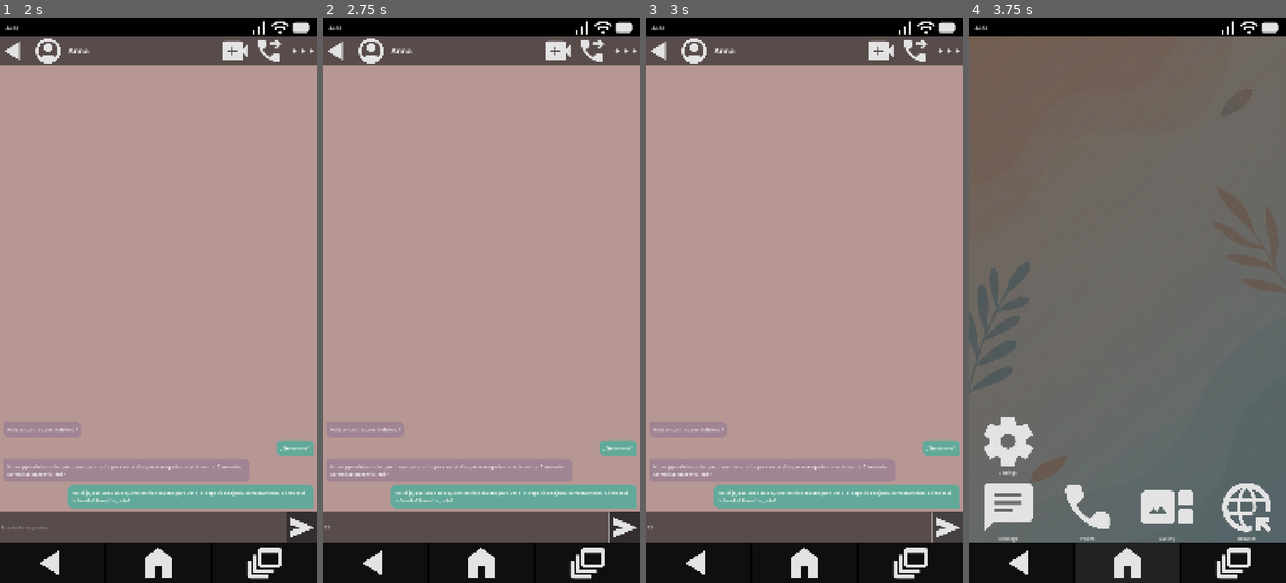
Above: before the commit, frames 1-4 (left to right).
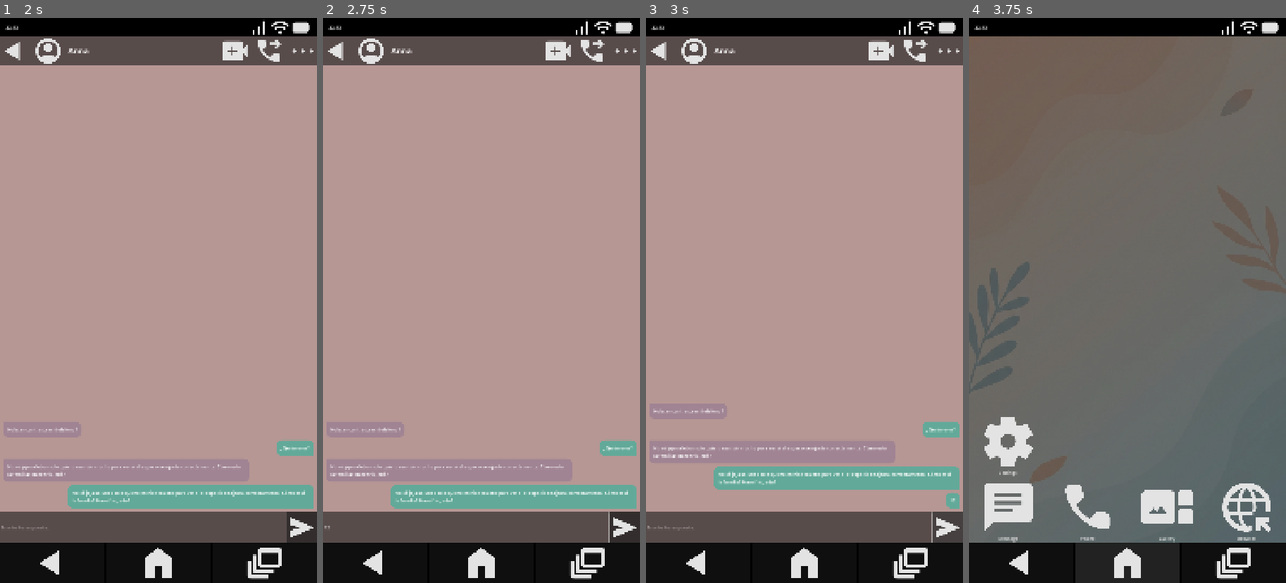
Above: after the commit, the same moments.

Repository: AlfredoCamarena/GD-Phone
Game: Godot game, scene res://_System/Main/main.tscn
Same seed, same stepped clock (60 frames per second), same inputs: the game is played once before the commit and once after it.
Inputs (mouse positions are in pixels of both pictures, inside the frame that each line leads up to):
- Up to frame 1 (2 s): click "Message" at 0.5 s; click (158, 74) at 1.25 s
- Up to frame 2 (2.75 s): click (465, 526) at 2.02 s; type "12" at 2.1 s
- Up to frame 3 (3 s): click (947, 526) at 2.75 s
- Up to frame 4 (3.75 s): click (1127, 560) at 3.5 s

Frames 1-2 are identical in both runs. In frame 3, 6.1% of the frame differs, in the area x 1-99%, y 69-91%; in frame 4, nothing differs.

Commit message:
Add chat interaction loop (send and recieve)

Diff:
--- a/Apps/1_Chat/ChatDetail/chat_detail.gd
+++ b/Apps/1_Chat/ChatDetail/chat_detail.gd
@@ -9,12 +9,19 @@
 @onready var back_button: Button = %BackButton
 @onready var avatar: TextureRect = %Avatar
 @onready var message_scroll: ScrollContainer = %MessageScroll
+@onready var type_box: LineEdit = %TypeBox
+@onready var send_button: Button = %SendButton
 
 signal requested_go_back
 
 func _ready() -> void:
 	back_button.pressed.connect(func() -> void:
 		requested_go_back.emit())
+
+	type_box.text_submitted.connect(func(_text: String) -> void:
+		_on_send_pressed())
+
+	send_button.pressed.connect(_on_send_pressed)
 
 
 func setup(chat_data: ChatData) -> void:
@@ -28,7 +35,7 @@
 	for msg in chat_data.conversation:
 		add_message_bubble(msg)
 
-	message_scroll.scroll_vertical = message_scroll.get_v_scroll_bar().max_value as int
+	scroll_to_bottom()
 
 
 func add_message_bubble(msg_data: MessageData) -> void:
@@ -41,3 +48,39 @@
 
 	messages_container.add_child(bubble)
 	bubble.setup(msg_data.text)
+
+
+func trigger_npc_reply() -> void:
+	# TODO: Agregar animación
+	await get_tree().create_timer(2.0).timeout
+
+	var reply_msg := MessageData.new()
+	reply_msg.text = "¡Qué interesante! Cuéntame más." # TODO: Cambiar respuesta genérica
+	reply_msg.sender = MessageData.Sender.OTHER
+	add_message_bubble(reply_msg)
+
+	scroll_to_bottom()
+
+
+func scroll_to_bottom() -> void:
+	# Espera un frame para que Godot recalcule el tamaño de la nueva burbuja
+	await get_tree().process_frame
+	message_scroll.set_deferred(&"scroll_vertical", message_scroll.get_v_scroll_bar().max_value )
+
+
+func _on_send_pressed() -> void:
+	var text := type_box.text.strip_edges()
+	if text.is_empty():
+		return
+
+	var new_msg := MessageData.new()
+	new_msg.text = text
+	new_msg.sender = MessageData.Sender.ME
+	add_message_bubble(new_msg)
+
+	type_box.text = ""
+
+	scroll_to_bottom()
+
+	# TODO: QUITAR SIMULACIÓN TEMPORAL
+	trigger_npc_reply()
--- a/Apps/1_Chat/ChatDetail/chat_detail.tscn
+++ b/Apps/1_Chat/ChatDetail/chat_detail.tscn
@@ -129,6 +129,7 @@
 layout_mode = 2
 
 [node name="TypeBox" type="LineEdit" parent="MainLayout/InputArea/HBoxContainer"]
+unique_name_in_owner = true
 layout_mode = 2
 size_flags_horizontal = 3
 placeholder_text = "Escribe tu respuesta..."
@@ -136,6 +137,7 @@
 caret_blink = true
 
 [node name="SendButton" type="Button" parent="MainLayout/InputArea/HBoxContainer"]
+unique_name_in_owner = true
 layout_mode = 2
 focus_mode = 0
 icon = ExtResource("4_w0bou")
